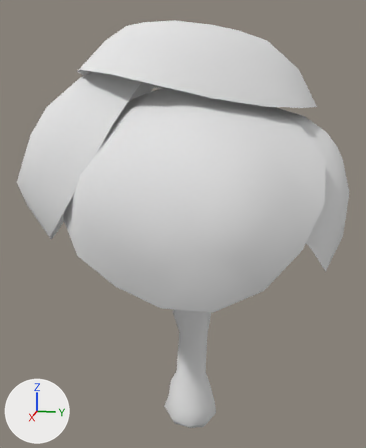
Before and after pictures for a commit that changed the Blender file gameBlender2020/assets/PROP/tree03.blend.
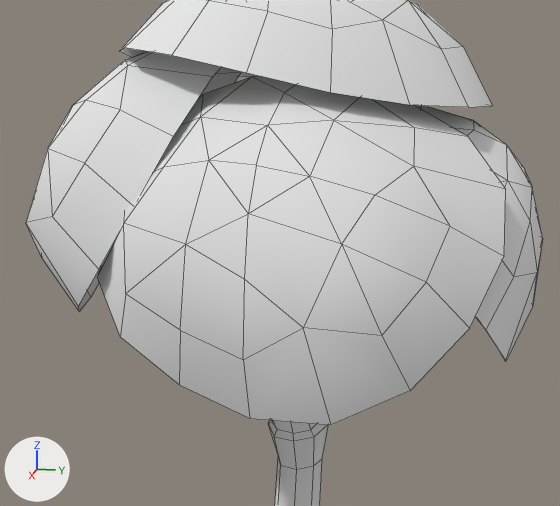
The first picture shows the older version from a 50 mm camera at (4.83, 0.88, 3.38) aimed at (0.09, -0.07, 2.2). The close-ups show both versions on the part from 0% to 99% of the width and 9% to 81% of the height of that picture; other places that the commit changed are outside them. Lighting does not change. The marker at lower left points along +X, +Y and +Z. The close-ups show mesh edges as thin lines.

The scene before the commit, as lines of its bpy script (objects in view):
```python
me_tree03 = bpy.data.meshes.new('tree03')
me_tree03.from_pydata(...)  # 483 vertices, 496 faces; spans x -1.3..1.55, y -1.59..1.48, z -0.02..4.07
# faces by material slot: [256, 240]
me_tree03.materials.append(mat_tree01)  # its picture is missing
me_tree03.materials.append(mat_bush01)  # its picture is missing
ob_tree03 = bpy.data.objects.new('tree03', me_tree03)
ob_tree03.location = (0.0, 0.0, 0.0)
```
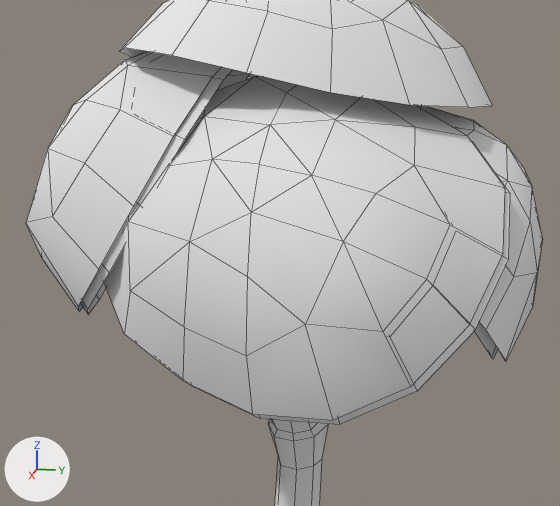
The newer file is also turned or shifted as a whole; pictures and numbers use the older file's frame.

The edits, one by one:
me_tree03 is used by ob_tree03; location (0.0, 0.0, 0.0).
me_tree03 had 483 vertices, 496 faces and spanned x -1.3..1.55, y -1.59..1.48, z -0.02..4.07.
me_tree03 now has 663 vertices, 688 faces and spans x -1.3..1.5, y -1.59..1.48, z -0.02..4.07.
me_tree03 part 1: the loose piece of 45 vertices spanning x -0.94..0.95, y 0.35..1.48, z 1.85..3.33 is copied, and the copy is moved by (0.0, -0.07, 0.01); it spans x -0.94..0.95, y 0.28..1.41, z 1.86..3.34.
me_tree03 part 2: the loose piece of 45 vertices spanning x 0.1..1.55, y -0.98..1.2, z 1.83..3.49 is copied, and the copy is moved by (-0.09, 0.03, -0.03); it spans x 0.01..1.46, y -0.95..1.24, z 1.8..3.46.
me_tree03 part 3: the loose piece of 45 vertices spanning x -0.98..1.08, y -1.59..-0.24, z 2.06..3.71 is copied, and the copy is moved by (0.0, 0.06, -0.02); it spans x -0.98..1.08, y -1.53..-0.19, z 2.05..3.7.
Part 4, on me_tree03:
32 vertices in x 0.13..1.5, y -0.98..1.2, z 1.86..3.47 move by (-0.06, 0.0, 0.0).
13 vertices in x 0.1..1.55, y -0.48..1.2, z 1.83..3.49 move by (-0.05, 0.0, 0.0).

Boxes (x1, y1, x2, y2) around the edits, measured in the close-ups (560 x 506 px; the box of a moved part takes in the faces that stretch with it):
part 1 of me_tree03, added: after (416, 105, 498, 359)
part 2 of me_tree03, added: after (191, 141, 510, 424)
part 3 of me_tree03, added: after (80, 67, 250, 315)
part 4 of me_tree03, moved or reshaped: before (97, 76, 506, 425); after (104, 76, 505, 420)
